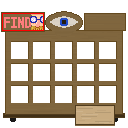
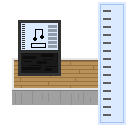
Before/after of a 128px x 128px layered artwork. What changed in the layer stack:
removed layer "Layer 7" over [30, 14, 43, 30]
added layer "Layer 12" above "Layer 11" over [103, 10, 111, 116]
added layer "Layer 11" above "Layer 10" over [98, 2, 126, 125]
added layer "Layer 10" above "Layer 9" over [22, 24, 57, 49]
renamed "Layer 5" to "Layer 9", moved it above "Layer 8", painted on it over [1, 12, 61, 76]
removed layer "Layer 3" over [2, 11, 126, 126]
removed layer "Layer 4" over [10, 116, 118, 122]
painted on "Layer 8" over [12, 14, 125, 105]
